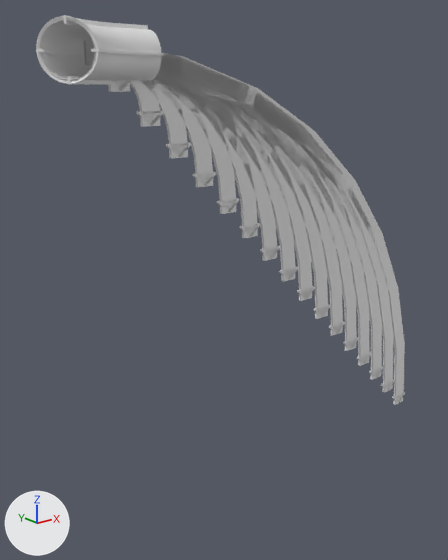
The Blender file modelsrc/editor/vactubes/vactubes.blend, before and after one commit.
Camera for both pictures: a camera (50 mm lens) standing at (-529.0, -1047.0, -54.0) and looking at (359.0, 64.0, -498.0). Every picture has the same lights, and +X, +Y and +Z are marked at lower left. The first picture is the older version. Materials are left out; every surface is plain grey.

The older version as bpy lines, for what is in view:
```python
ob_curve_1 = bpy.data.objects.new('curve_1', me_cube_002)
ob_curve_1.location = (0.0, 0.0, 0.0)
ob_curve_12 = bpy.data.objects.new('curve_12', me_cube_023)
ob_curve_12.location = (0.0, 0.0, 0.0)
ob_curve_2 = bpy.data.objects.new('curve_2', me_cube_004)
ob_curve_2.location = (0.0, 0.0, 0.0)
ob_curve_3 = bpy.data.objects.new('curve_3', me_cube_008)
ob_curve_3.location = (0.0, 0.0, 0.0)
ob_curve_4 = bpy.data.objects.new('curve_4', me_cube_000)
ob_curve_4.location = (0.0, 0.0, 0.0)
ob_curve_5 = bpy.data.objects.new('curve_5', me_cube_006)
ob_curve_5.location = (0.0, 0.0, 0.0)
ob_curve_6 = bpy.data.objects.new('curve_6', me_cube_009)
ob_curve_6.location = (0.0, 0.0, 0.0)
ob_curve_7 = bpy.data.objects.new('curve_7', me_cube_016)
ob_curve_7.location = (0.0, 0.0, 0.0)
ob_curve_8 = bpy.data.objects.new('curve_8', me_cube_017)
ob_curve_8.location = (0.0, 0.0, 0.0)
# also in view: 'curve_11' at (366.0, 0.0, -338.0); 'curve_13' at (430.0, 0.0, -402.0); 'curve_16' at (526.0, 0.0, -498.0); 'curve_10' at (334.0, 0.0, -306.0); 'vactube_curve_45deg_model' at (14.0, -24.0, 0.0)
```
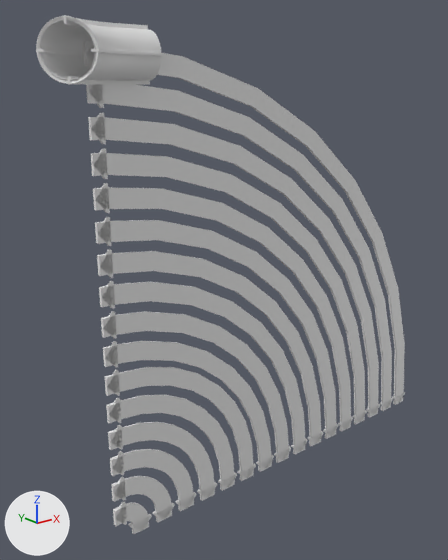
Pixel boxes [x1, y1, x2, y2] of what changed, in the pictures (448 x 560 px):
'curve_15', moved
    before: [163, 53, 395, 393]
    after: [86, 82, 393, 411]
'curve_14', moved
    before: [159, 53, 383, 380]
    after: [88, 113, 380, 418]
'curve_13', moved
    before: [160, 54, 371, 366]
    after: [91, 148, 367, 424]
'curve_12', moved
    before: [84, 41, 358, 351]
    after: [93, 183, 353, 431]
'curve_11', moved
    before: [158, 57, 345, 336]
    after: [95, 217, 338, 439]
'curve_10', moved
    before: [157, 56, 330, 319]
    after: [97, 249, 323, 446]
'curve_9', moved
    before: [87, 52, 315, 301]
    after: [99, 281, 308, 454]
'curve_8', moved
    before: [158, 61, 298, 282]
    after: [101, 311, 291, 463]
'curve_7', moved
    before: [153, 67, 280, 261]
    after: [103, 341, 274, 472]
'curve_6', moved
    before: [86, 41, 260, 238]
    after: [105, 367, 256, 481]
'curve_5', moved
    before: [154, 62, 239, 214]
    after: [106, 395, 237, 491]
'curve_4', moved
    before: [147, 68, 216, 187]
    after: [108, 422, 217, 501]
'curve_3', moved
    before: [140, 74, 191, 158]
    after: [110, 449, 197, 511]
'curve_2', moved
    before: [130, 80, 164, 127]
    after: [111, 476, 175, 522]
'curve_1', moved
    before: [84, 45, 130, 92]
    after: [113, 502, 152, 534]

The edits, one by one:
Object 'curve_1' (ob_curve_1) moves from (0.0, 0.0, 0.0) to (0.0, 0.0, -960.0).
Object 'curve_2' (ob_curve_2) moves from (0.0, 0.0, 0.0) to (0.0, 0.0, -896.0).
Object 'curve_3' (ob_curve_3) moves from (0.0, 0.0, 0.0) to (0.0, 0.0, -832.0).
Object 'curve_4' (ob_curve_4) moves from (0.0, 0.0, 0.0) to (0.0, 0.0, -768.0).
Object 'curve_5' (ob_curve_5) moves from (0.0, 0.0, 0.0) to (0.0, 0.0, -704.0).
Object 'curve_6' (ob_curve_6) moves from (0.0, 0.0, 0.0) to (0.0, 0.0, -640.0).
Object 'curve_7' (ob_curve_7) moves from (0.0, 0.0, 0.0) to (0.0, 0.0, -576.0).
Object 'curve_8' (ob_curve_8) moves from (0.0, 0.0, 0.0) to (0.0, 0.0, -512.0).
Object 'curve_9' (ob_curve_9) moves from (0.0, 0.0, 0.0) to (0.0, 0.0, -448.0).
Object 'curve_10' (ob_curve_10) moves from (0.0, 0.0, 0.0) to (0.0, 0.0, -384.0).
Object 'curve_11' (ob_curve_11) moves from (0.0, 0.0, 0.0) to (0.0, 0.0, -320.0).
Object 'curve_12' (ob_curve_12) moves from (0.0, 0.0, 0.0) to (0.0, 0.0, -256.0).
Object 'curve_13' (ob_curve_13) moves from (0.0, 0.0, 0.0) to (0.0, 0.0, -192.0).
Object 'curve_14' (ob_curve_14) moves from (0.0, 0.0, 0.0) to (0.0, 0.0, -128.0).
Object 'curve_15' (ob_curve_15) moves from (0.0, 0.0, 0.0) to (0.0, 0.0, -64.0).
